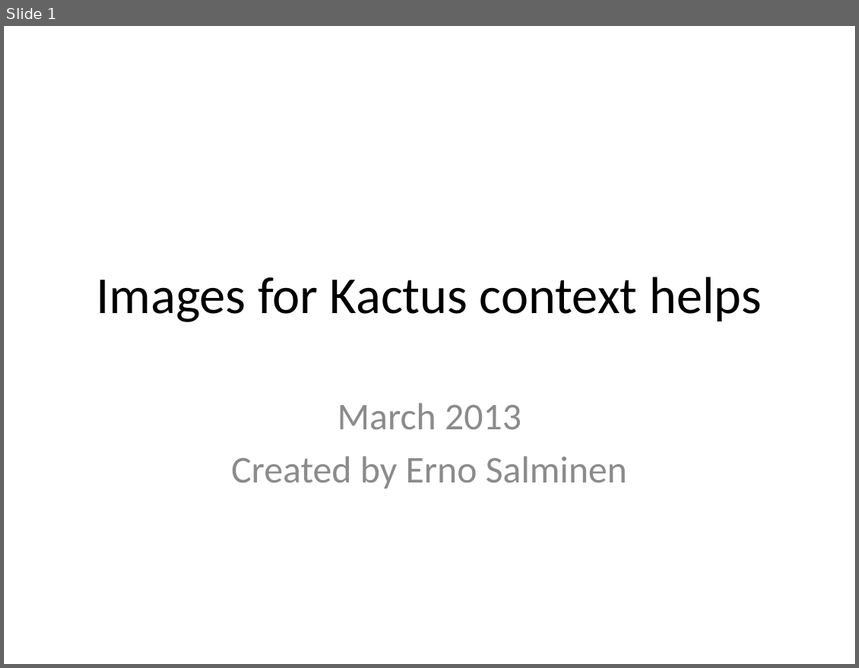
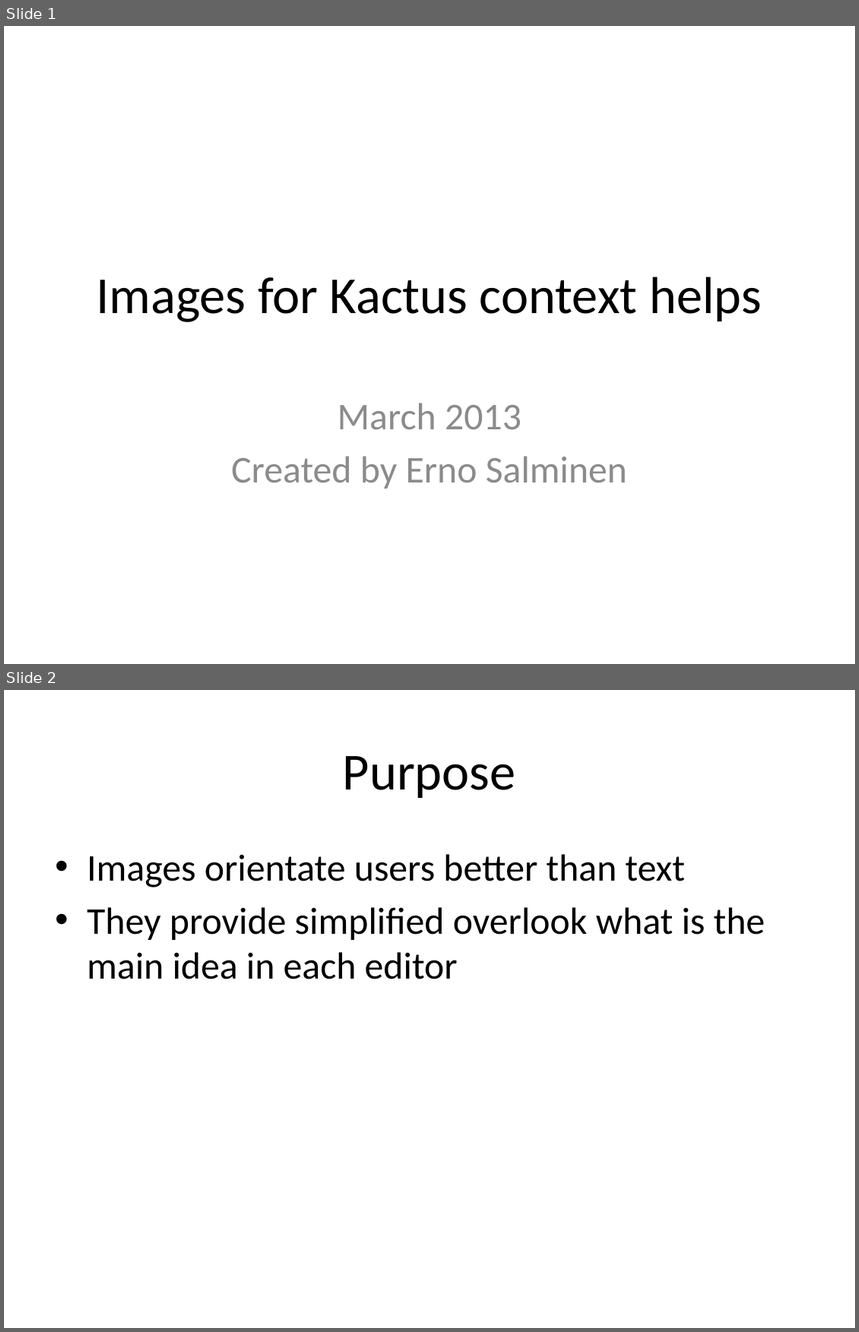
Before and after one commit to Martoni/kactus2, a slide deck: Help/images/img_sources.pptx. Shown one above the other, each under a label of ours: slide 1 before the commit, slides 1 and 2 after it. The pictures are 859x668 and 859x1332 pixels, drawn with LibreOffice and Linux fonts; fonts in the diff are those of the drawing. Boxes give left, top, right and bottom in pixels: in the first picture for what was removed or moved away, otherwise in the second. Text is boxed around its words. In the diff, an @@ line names an element or a change of style, - is before the commit and + after.

Commit message:
[ADDITIVE] First drafts for HW design helps and few simple images for component editor.

```diff
--- a/Help/images/img_sources.pptx
+++ b/Help/images/img_sources.pptx
@@ slide 2 added at <box>4,690,855,1328</box>, background #FFFFFF @@
@@ title added at <box>343,756,516,798</box>, 44 pt, text #000000 @@
+Purpose
@@ text added at <box>87,854,766,980</box>, 32 pt, text #000000 @@
+• Images orientate users better than text
+• They provide simplified overlook what is the main idea in each editor
```
Also in this commit, not shown: 2 slides changed, 4 other slides added, 1 slide removed, 24 other files.
